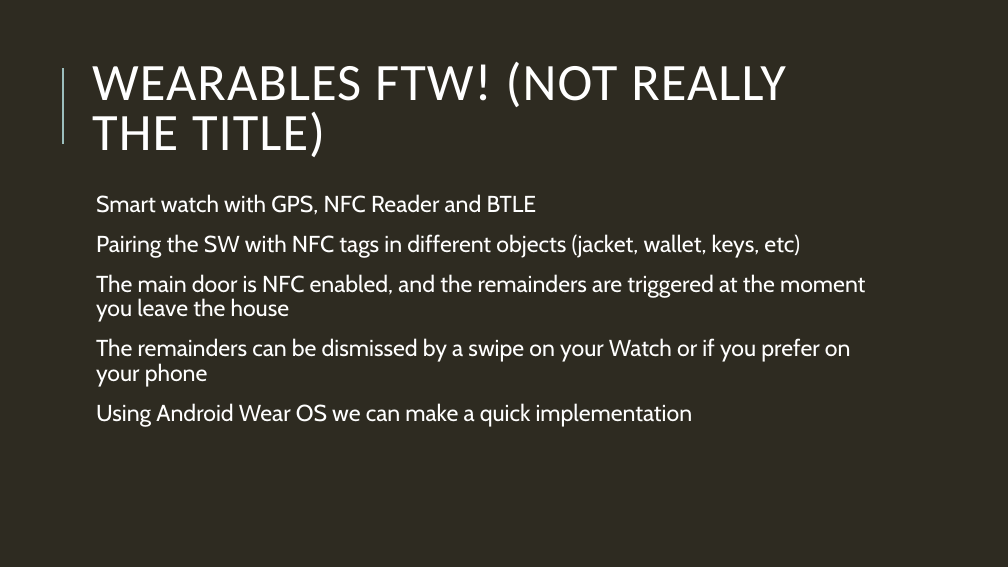
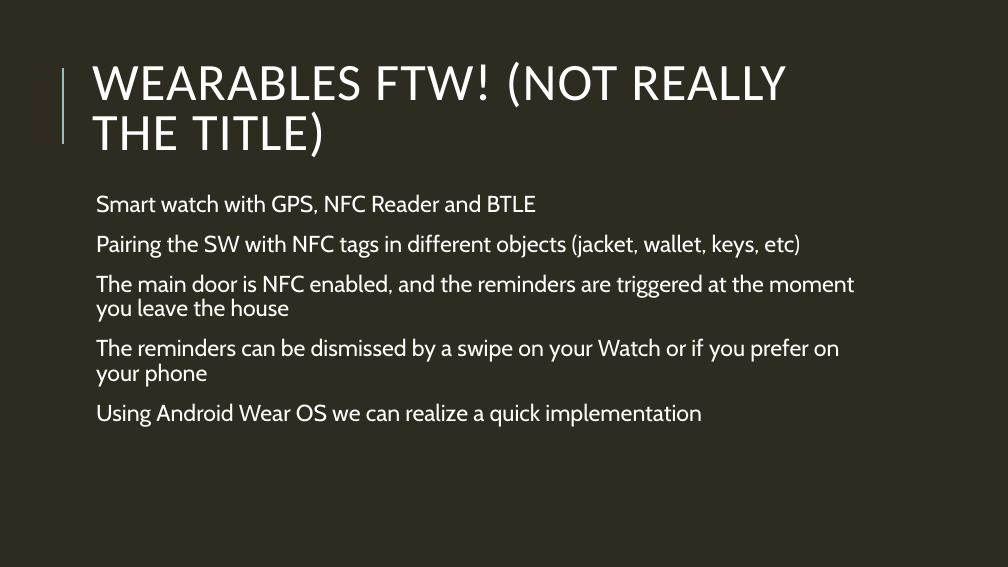
Before and after one commit to Uni-Freiburg-Wearable-Devices-WS14/Wearables_Project_Mobile, a slide deck: slide 3 of Intro_Presentation.pptx. Drawn at 1008x567 pixels with LibreOffice and Linux fonts; fonts in the diff are those of the drawing. Boxes give left, top, right and bottom in pixels: in the first picture for what was removed or moved away, otherwise in the second. Text is boxed around its words. In the diff, an @@ line names an element or a change of style, - is before the commit and + after.

```diff
--- a/Intro_Presentation.pptx
+++ b/Intro_Presentation.pptx
@@ text at <box>96,274,854,427</box>: text changed @@
-  The main door is NFC enabled, and the remainders are triggered at the moment you leave the house
-  The remainders can be dismissed by a swipe on your Watch or if you prefer on your phone
-  Using Android Wear OS we can make a quick implementation
+  The main door is NFC enabled, and the reminders are triggered at the moment you leave the house
+  The reminders can be dismissed by a swipe on your Watch or if you prefer on your phone
+  Using Android Wear OS we can realize a quick implementation
```
Also in this commit, not shown: 4 other slides changed, 1 other file.
